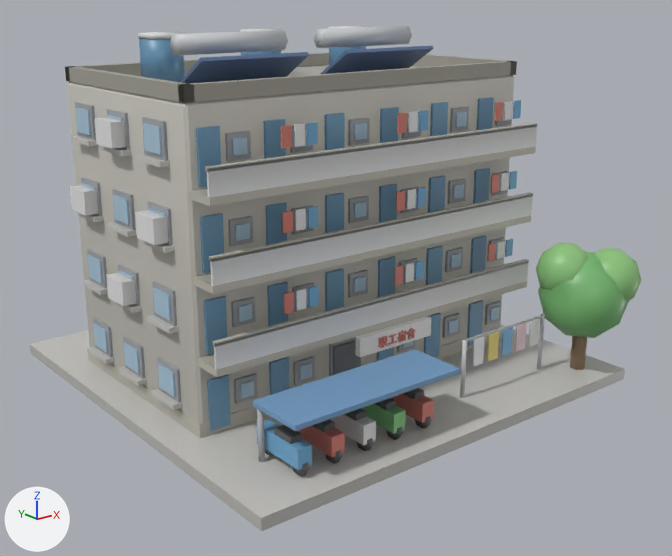
Renders of the glTF model county-tycoon/assets/resources/models3d/dorm.glb from each side of a commit.
Both versions are drawn from a 50 mm camera at (-1.49, -2.25, 1.71) aimed at (1.01, 0.87, 0.47). The axes (+X, +Y, +Z) are drawn at lower left. The lights are the same throughout. The first picture is the older version. Vertices at exactly the same position are counted once.

In view in the first picture: 'dorm'.
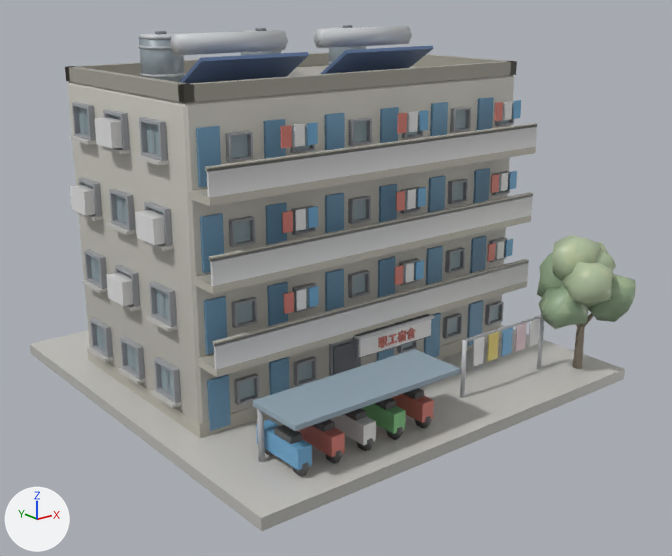
Where the newer file only moved an object's origin or applied its transform, the numbers keep the older frame.

What changed in the scene script:
```text
Add mat_housing:
    mat_housing = bpy.data.materials.new('housing')
    # nodes: BsdfPrincipled, Mix, OutputMaterial, VertexColor
    # colours: white #e7e7e7, mixed with the vertex colours
Change me_立方体:
    remove me_立方体.from_pydata(...)  # 3090 vertices, 5044 faces; spans x -1.0..1.06, y -1.06..1.0, z -0.03..1.51
    add me_立方体.from_pydata(...)  # 3508 vertices, 5748 faces; spans x -1.0..1.05, y -1.05..1.0, z -0.03..1.51
    me_立方体 part 1: a new loose piece, a 6-sided cut cone along z (radius 0.024 at the low end, 0.016 at the high end) spanning x 0.829..0.871, y -0.874..-0.826, z -0.025..0.338, in mat_lit
    me_立方体 part 2: a new loose piece, a box spanning x -0.208..0.208, y -0.541..-0.511, z 0.236..0.334, in mat_housing
    me_立方体 part 3: a new loose piece, a box spanning x -0.21..0.21, y -0.559..-0.511, z 0.325..0.334, in mat_housing
    me_立方体 part 4: a new loose piece, a 6-sided cylinder along z spanning x -0.6407..-0.4793, y 0.2269..0.4132, z 1.3338..1.3428, in mat_housing
    me_立方体 part 5: a new loose piece, a 6-sided cylinder along z spanning x -0.6407..-0.4793, y 0.2269..0.4132, z 1.4454..1.4544, in mat_housing
    me_立方体 part 6: the loose piece of 42 vertices spanning x 0.8..1.06, y -1.06..-0.79, z 0.32..0.59 is rebuilt with 42 vertices and now spans x 0.81..1.05, y -1.05..-0.82, z 0.27..0.49, in mat_housing
    me_立方体 part 7: the loose piece of 42 vertices spanning x 0.66..0.9, y -0.92..-0.67, z 0.36..0.62 is rebuilt with 42 vertices and now spans x 0.69..0.93, y -0.92..-0.72, z 0.42..0.64, in mat_housing
    me_立方体 part 8: the loose piece of 8 vertices spanning x 0.45..0.55, y -0.39..-0.37, z 1.09..1.18 is rebuilt with 16 vertices and now spans x 0.45..0.55, y -0.41..-0.38, z 1.09..1.19, in mat_housing
    me_立方体 part 9: the loose piece of 8 vertices spanning x 0.73..0.83, y -0.39..-0.37, z 1.09..1.18 is rebuilt with 16 vertices and now spans x 0.73..0.83, y -0.41..-0.38, z 1.09..1.19, in mat_housing
    me_立方体 part 10: the loose piece of 8 vertices spanning x -0.7..-0.6, y -0.39..-0.37, z 0.12..0.22 is rebuilt with 16 vertices and now spans x -0.7..-0.6, y -0.41..-0.38, z 0.12..0.22, in mat_housing
    me_立方体 part 11: the loose piece of 8 vertices spanning x -0.41..-0.31, y -0.39..-0.37, z 0.12..0.22 is rebuilt with 16 vertices and now spans x -0.41..-0.31, y -0.41..-0.38, z 0.12..0.22, in mat_housing
    me_立方体 part 12: the loose piece of 8 vertices spanning x -0.7..-0.6, y -0.39..-0.37, z 0.76..0.87 is rebuilt with 16 vertices and now spans x -0.7..-0.6, y -0.41..-0.38, z 0.77..0.87, in mat_housing
    me_立方体 part 13: the loose piece of 8 vertices spanning x -0.87..-0.85, y -0.24..-0.08, z 0.45..0.59 is rebuilt with 16 vertices and now spans x -0.89..-0.86, y -0.24..-0.08, z 0.44..0.59, in mat_housing
    me_立方体 part 14: the loose piece of 8 vertices spanning x -0.41..-0.31, y -0.39..-0.37, z 0.76..0.87 is rebuilt with 16 vertices and now spans x -0.41..-0.31, y -0.41..-0.38, z 0.77..0.87, in mat_housing
    me_立方体 part 15: the loose piece of 8 vertices spanning x -0.87..-0.85, y 0.06..0.22, z 0.45..0.59 is rebuilt with 16 vertices and now spans x -0.89..-0.86, y 0.06..0.22, z 0.44..0.59, in mat_housing
    me_立方体 part 16: the loose piece of 8 vertices spanning x 0.16..0.26, y -0.39..-0.37, z 0.12..0.22 is rebuilt with 16 vertices and now spans x 0.16..0.26, y -0.41..-0.38, z 0.12..0.22, in mat_housing
    me_立方体 part 17: 123 loose pieces with 988 vertices, spanning x -0.88..0.88, y -0.89..0.64, z -0.02..1.23, are deleted
    me_立方体 part 18: 170 vertices moved within x -0.9..0.9, y -0.56..0.53, z 0.11..1.5; 66 vertices removed from x -0.9..1.04, y -1.05..0.53, z 0.17..0.76; 1180 vertices added at x -0.9..0.99, y -1.03..0.65, z 0.12..1.51
    me_立方体 part 19: 6 vertices moved from x -0.64..-0.48, y 0.23..0.41, z 1.5 to x -0.63..-0.49, y 0.24..0.4, z 1.5
    me_立方体 part 20: 360 faces spanning x -0.8..0.93, y -0.92..0.41, z 0.02..1.51 switch from mat_lit to mat_housing
    other edits to the shape of me_立方体 do not show in these pictures
```

Where the change shows, as pixel boxes (x1, y1, x2, y2) in the pictures (672 x 556 px; the box of a moved part takes in the faces that stretch with it):
'dorm', reshaped
    before: (30, 26, 641, 531)
    after: (30, 25, 636, 531)
part 1 of me_立方体, added
    after: (573, 324, 585, 369)
part 2 of me_立方体, added
    after: (353, 314, 430, 359)
part 3 of me_立方体, added
    after: (354, 314, 435, 340)
part 4 of me_立方体, added
    after: (140, 73, 185, 77)
part 5 of me_立方体, added
    after: (139, 46, 171, 49)
part 6 of me_立方体, rebuilt
    before: (594, 248, 641, 301)
    after: (589, 274, 636, 322)
part 7 of me_立方体, rebuilt
    before: (536, 243, 589, 290)
    after: (552, 235, 601, 281)
part 8 of me_立方体, rebuilt (10% wider)
    before: (450, 107, 469, 132)
    after: (450, 107, 471, 132)
part 9 of me_立方体, rebuilt
    before: (495, 102, 513, 126)
    after: (495, 102, 514, 126)
part 10 of me_立方体, rebuilt (8% wider)
    before: (234, 373, 258, 404)
    after: (234, 373, 260, 405)
part 11 of me_立方体, rebuilt
    before: (293, 356, 315, 385)
    after: (294, 356, 317, 386)
part 12 of me_立方体, rebuilt
    before: (228, 216, 253, 247)
    after: (229, 216, 255, 247)
part 13 of me_立方体, rebuilt (12% wider)
    before: (152, 281, 177, 326)
    after: (149, 281, 177, 327)
part 14 of me_立方体, rebuilt (8% wider)
    before: (291, 205, 314, 234)
    after: (291, 205, 316, 235)
part 15 of me_立方体, rebuilt (13% wider)
    before: (118, 264, 140, 306)
    after: (115, 264, 140, 307)
part 16 of me_立方体, rebuilt
    before: (397, 340, 415, 353)
    after: (397, 341, 417, 353)
part 17 of me_立方体, deleted
    before: (75, 102, 587, 403)
part 18 of me_立方体, reshaped
    before: (70, 136, 629, 410)
    after: (70, 25, 616, 408)
part 19 of me_立方体, moved or reshaped
    before: (138, 32, 183, 39)
    after: (139, 33, 173, 39)
part 20 of me_立方体, recoloured
    both: (139, 27, 544, 431)
